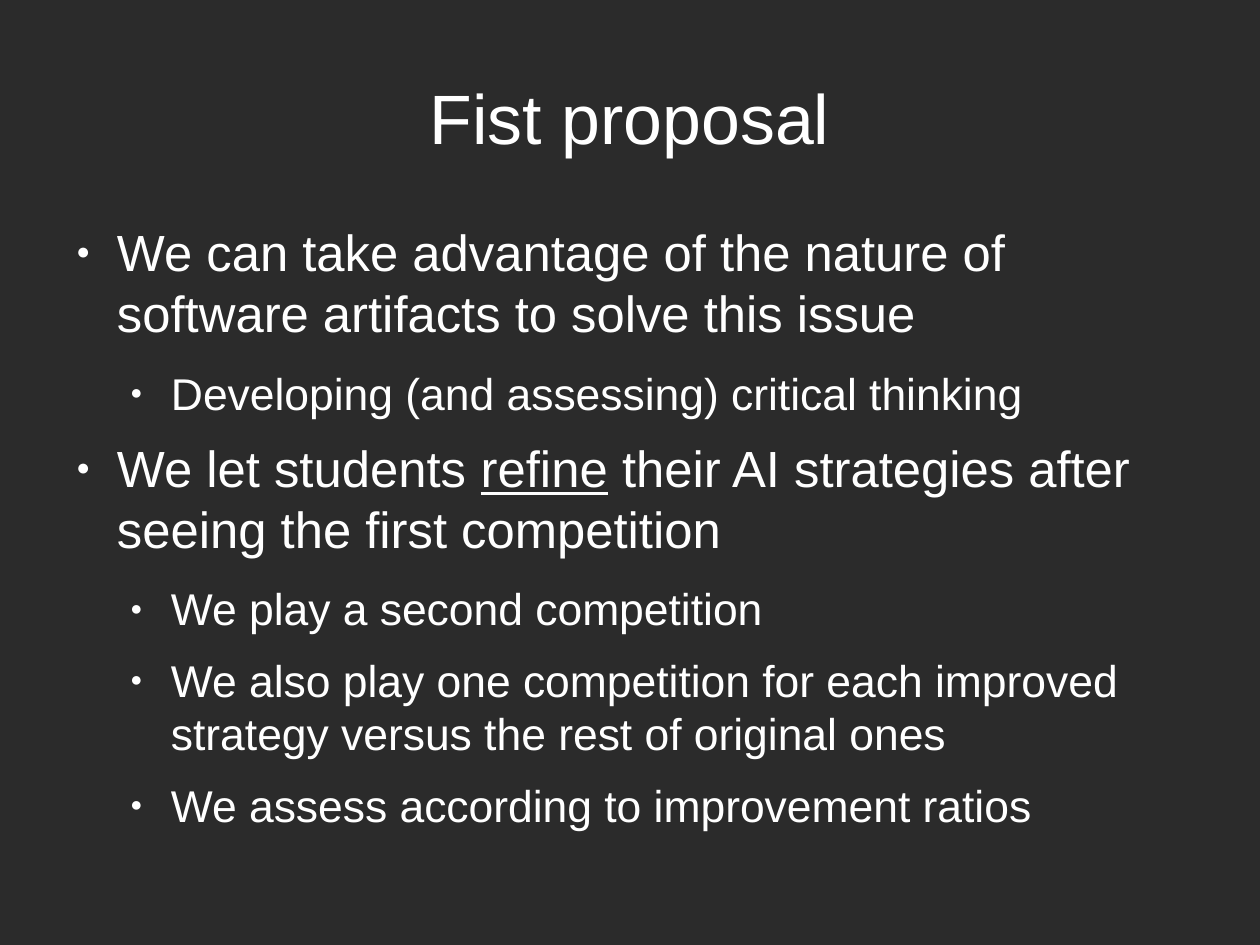
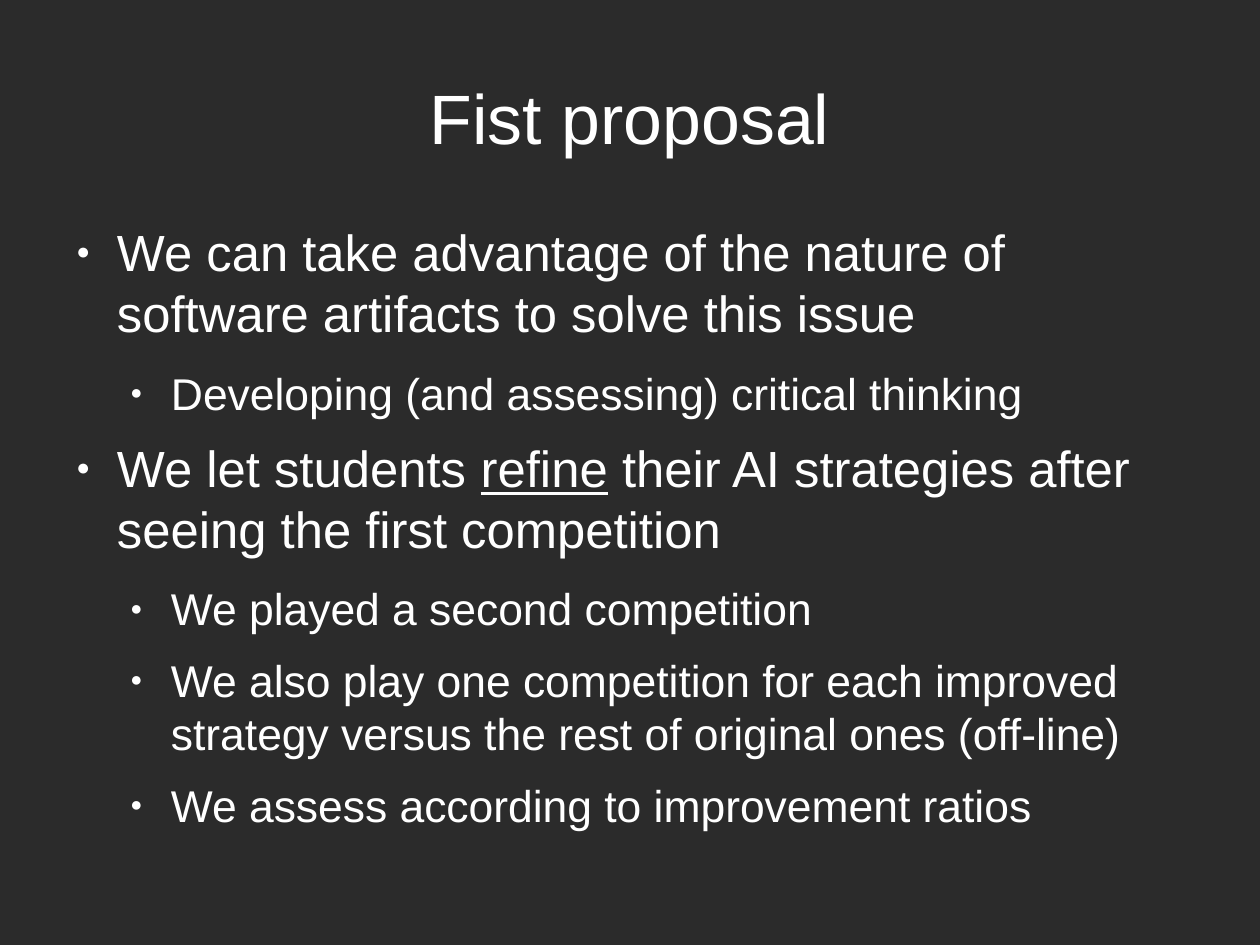
Before and after one commit to rompehielos013013013/gsiege, a slide deck: slide 16 of presentacion/Brunel2014/assessingCompetitions.odp. Drawn at 1260x945 pixels with LibreOffice and Linux fonts; fonts in the diff are those of the drawing; background and template pictures are left out; a plain dark background stands for a picture behind light text. Boxes give left, top, right and bottom in pixels: in the first picture for what was removed or moved away, otherwise in the second. Text is boxed around its words. In the diff, an @@ line names an element or a change of style, - is before the commit and + after.

```diff
--- a/presentacion/Brunel2014/assessingCompetitions.odp
+++ b/presentacion/Brunel2014/assessingCompetitions.odp
@@ text at (x1=171, y1=592, x2=1120, y2=759): text changed @@
-  ● We play a second competition
-  ● We also play one competition for each improved strategy versus the rest of original ones
+  ● We played a second competition
+  ● We also play one competition for each improved strategy versus the rest of original ones (off-line)
```
Also in this commit, not shown: 8 other slides changed, 4 slides added, 2 slides removed.
